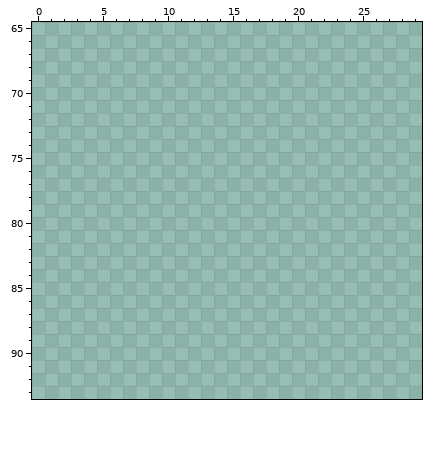
Two states of a pixel-art file, brackeys-2023-2/Assets/Sprites/level1-objects.aseprite. The picture above was drawn from the file before the commit.
96x96 pixels, 1 frame. Colours within 5 levels of each other are drawn and written as one. Shown: x 0..29, y 65..93. The old version is drawn lined up with the new one, on the new canvas. The commit also changed other parts of the picture, which this record leaves out.
Visible layers, top first: "Layer 1" opacity 49% soft light, "books", "Flattened".
Palette (. is transparent): 
Once edited:
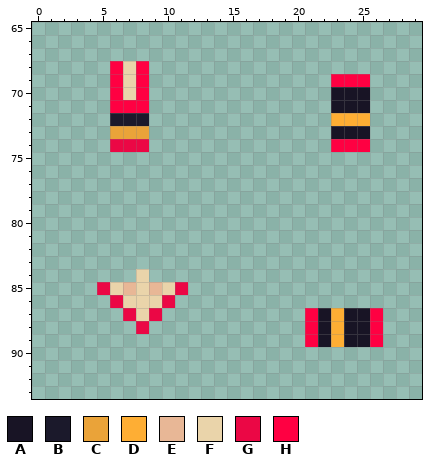
Colours new in this view: A #181425  B #1b192b  C #eaa339  D #feae34  E #e8b796  F #ead4aa  G #eb0745  H #ff0042
The edit:
canvas 96x96 -> 192x96
Changed rows in their new state; - is an unchanged pixel.
first column x 6:
68 HFH-----------------
69 HFH--------------HHH
70 HFH--------------AAA
71 HHH--------------AAA
72 BBB--------------DDD
73 CCC--------------AAA
74 GGG--------------HHH
first column x 5:
84 ---F------------------
85 GFEFEFG---------------
86 -GFFFG----------------
87 --GFG-----------HADAAH
88 ---G------------HADAAH
89 ----------------HADAAH
